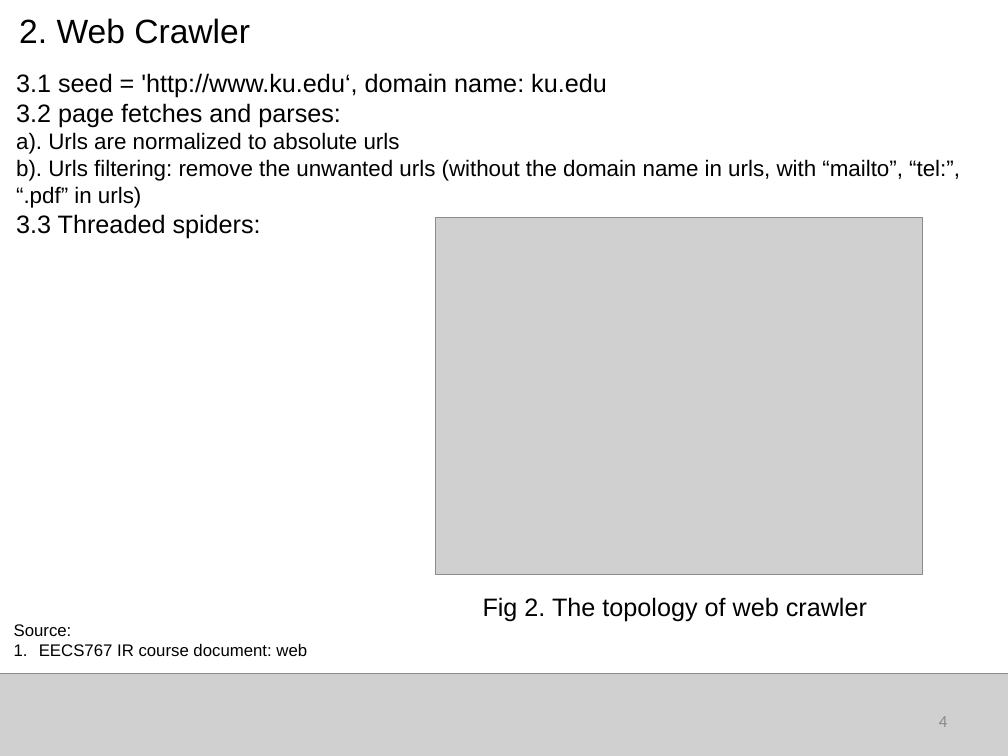
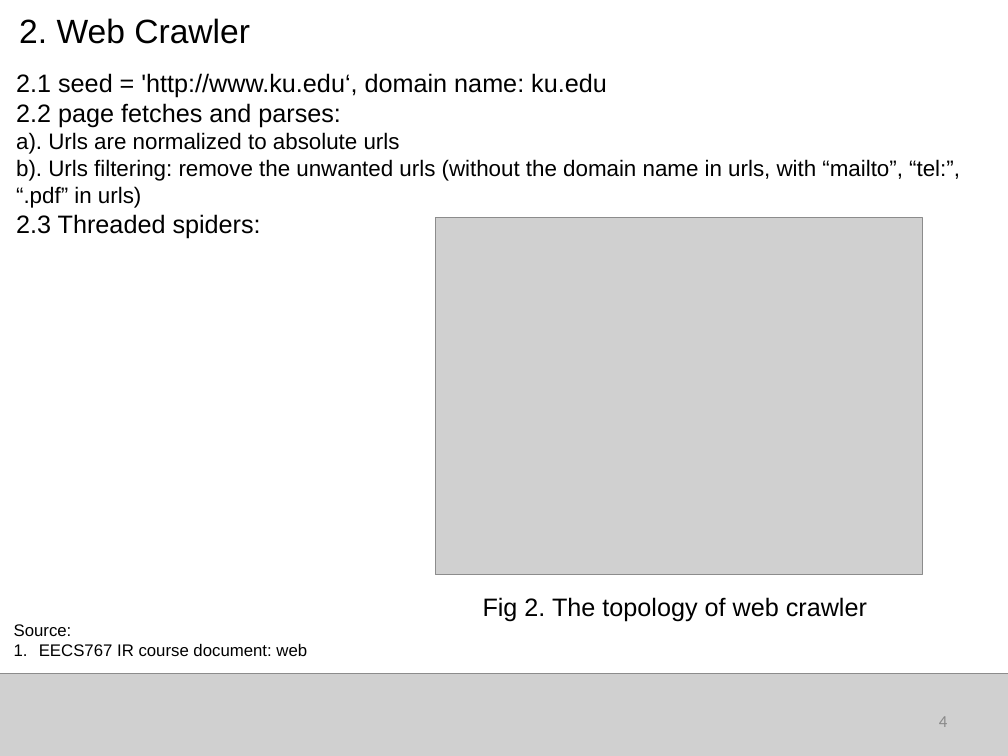
Before and after one commit to RyanCV/Information-Retrieval, a slide deck: slide 4 of EECS767_05032016.pptx. Drawn at 1008x756 pixels with LibreOffice and Linux fonts; fonts in the diff are those of the drawing; grey boxes stand for pictures. Boxes give left, top, right and bottom in pixels: in the first picture for what was removed or moved away, otherwise in the second. Text is boxed around its words. In the diff, an @@ line names an element or a change of style, - is before the commit and + after.

```diff
--- a/EECS767_05032016.pptx
+++ b/EECS767_05032016.pptx
@@ text at [16, 73, 607, 128]: text changed @@
-3.1 seed = 'http://www.ku.edu‘, domain name: ku.edu
-3.2 page fetches and parses:
+2.1 seed = 'http://www.ku.edu‘, domain name: ku.edu
+2.2 page fetches and parses:
@@ text at [16, 214, 261, 239]: text changed @@
-3.3 Threaded spiders:
+2.3 Threaded spiders:
```
Also in this commit, not shown: 8 other slides changed, 1 slide added.
